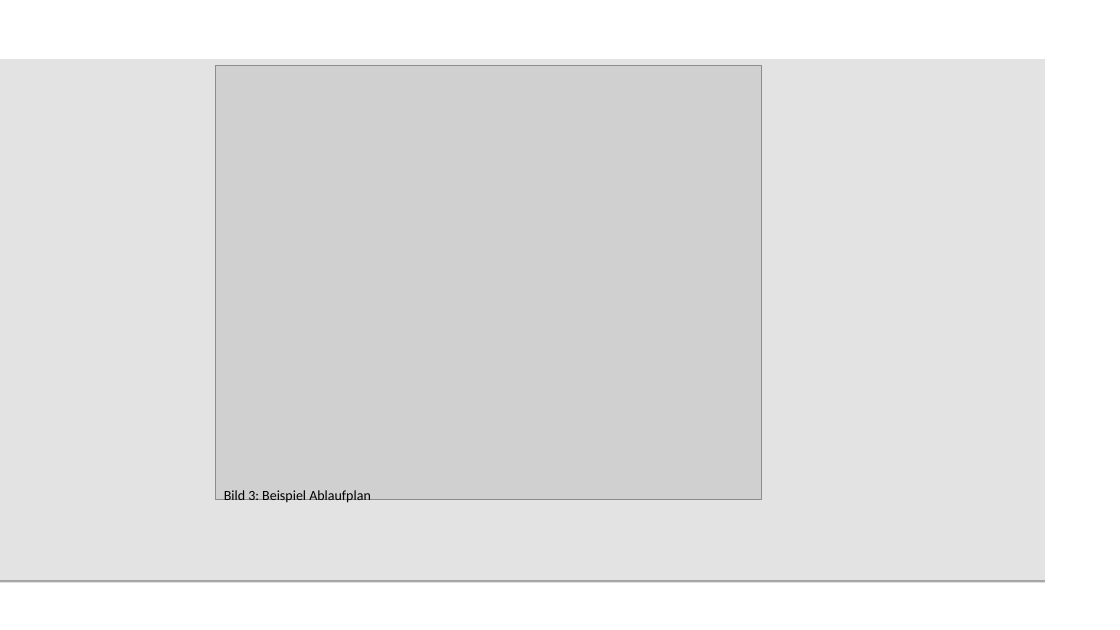
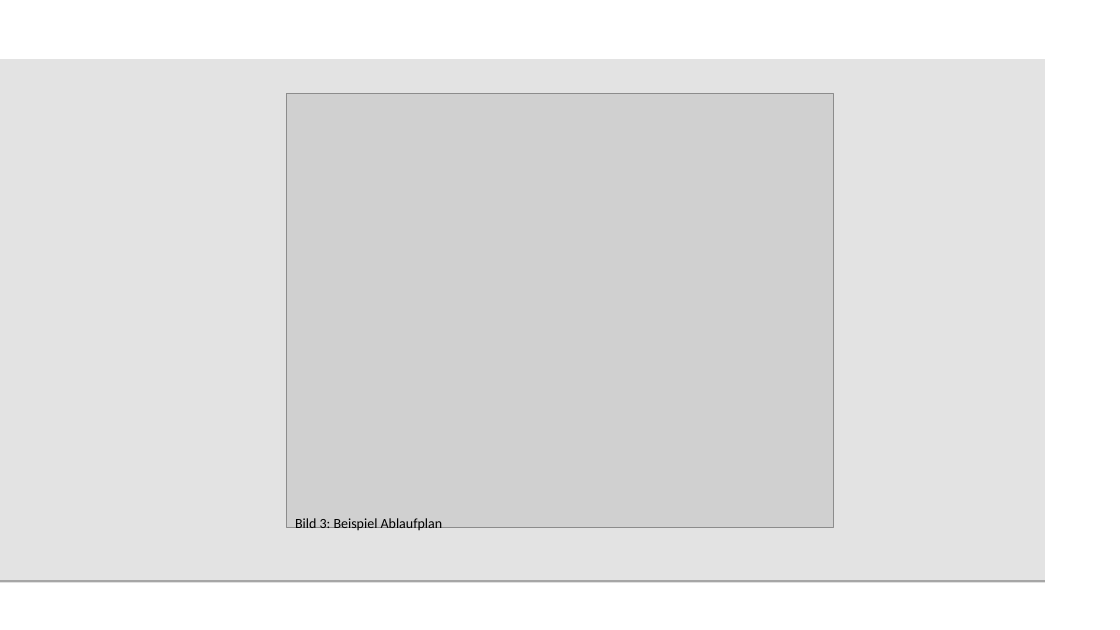
Before and after one commit to beLipinski/HW2, a slide deck: slide 4 of Presentation/Sharing and Binding for General Circuits.odp. Drawn at 1120x630 pixels with LibreOffice and Linux fonts; fonts in the diff are those of the drawing; grey boxes stand for pictures; background and template pictures are left out. Boxes give left, top, right and bottom in pixels: in the first picture for what was removed or moved away, otherwise in the second. Text is boxed around its words. In the diff, an @@ line names an element or a change of style, - is before the commit and + after.

```diff
--- a/Presentation/Sharing and Binding for General Circuits.odp
+++ b/Presentation/Sharing and Binding for General Circuits.odp
@@ picture: place and size @@
-picture at [216, 66, 762, 499]
+picture at [287, 94, 833, 528]
@@ text "Bild 3: Beispiel Ablaufplan": place and size @@
-text "Bild 3: Beispiel Ablaufplan" at [224, 490, 371, 502]
+text "Bild 3: Beispiel Ablaufplan" at [295, 518, 443, 530]
```
Also in this commit, not shown: 6 other slides changed, 2 slides added.
